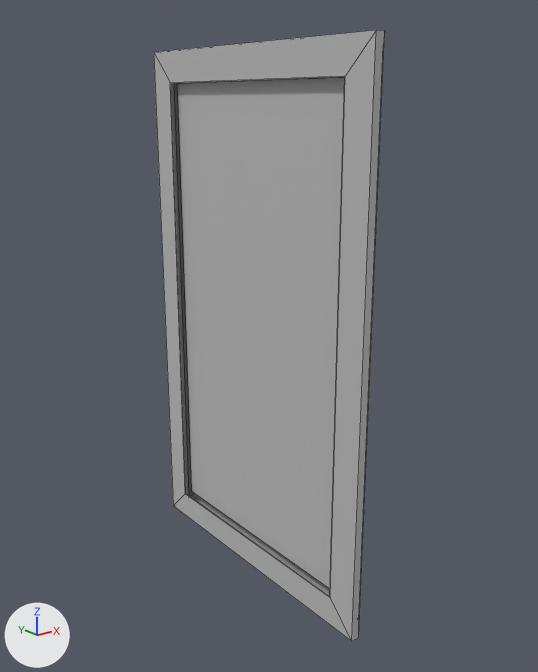
Before and after pictures for a commit that changed the FBX model Assets/Models/PhotoAndPictureFrames/MOD_WallPhoto3.fbx.
Both versions are drawn from a 50 mm lens placed at (-1.78, -1.67, 1.98), pointed at (0.04, 0.61, 1.07). The lights are fixed; the arrows at lower left show +X, +Y and +Z. Mesh edges are drawn as thin lines. Where no turn or scale is listed for an object, it has been applied to the vertices.

Objects in the first picture: 'WallPhoto3'.
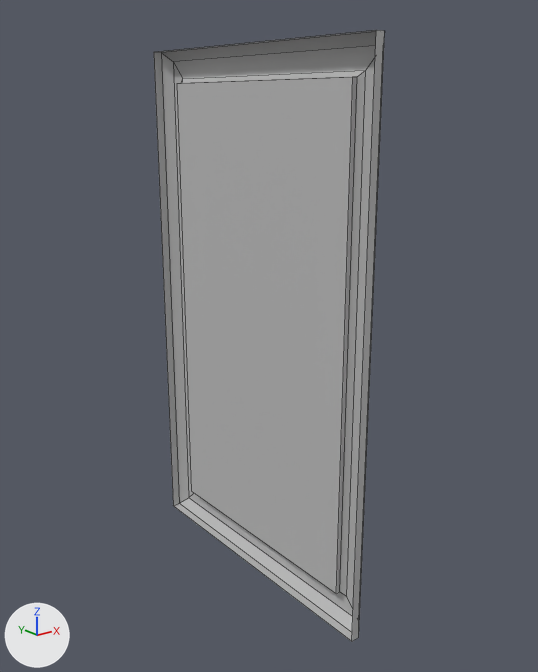
Commit message: Updated models for the wall photos

Pixel boxes [x1, y1, x2, y2] of what changed, in the pictures (538 x 672 px):
part 1 of me_mesh, deleted
    before: [154, 30, 376, 641]

Diff of the bpy script that builds the scene:
```diff
--- a/Assets/Models/PhotoAndPictureFrames/MOD_WallPhoto3.fbx.py
+++ b/Assets/Models/PhotoAndPictureFrames/MOD_WallPhoto3.fbx.py
@@ me_mesh @@
 me_mesh.from_pydata(...)  # 32 vertices, 29 faces; spans x -0.04..0.04, y 0.0..1.3, z 0.0..2.19
 # used by ob_wallphoto3; location = (0.0, 0.0, 0.0)
 # verts and faces of me_mesh; kept vertices keep their numbers, new ones are numbered from 32
 # before: 0 (-0.04, 0.0, 0.0) at pixel (351, 641), 1 (-0.04, 0.0, 2.19) at pixel (376, 30), 2 (-0.04, 1.3, 2.19) at pixel (153, 52), 3 (-0.04, 1.3, 0.0) at pixel (173, 505), 4 (-0.04, 1.17, 0.13) at pixel (185, 493)
 # before: 5 (-0.04, 0.13, 0.13) at pixel (330, 597), 6 (-0.04, 0.13, 2.06) at pixel (345, 76), 7 (-0.04, 1.17, 2.06) at pixel (170, 82), 12 (-0.04, 1.17, 0.13) at pixel (185, 493), 13 (-0.04, 0.13, 0.13) at pixel (329, 597)
 # before: 14 (-0.04, 0.13, 2.06) at pixel (344, 76), 15 (-0.04, 1.17, 2.06) at pixel (170, 82)
+# me_mesh part 1
+delete_vertices([*range(4, 8), *range(12, 16)])  # with the faces that use them
 me_mesh.materials.append(mat_lambert10)
```
